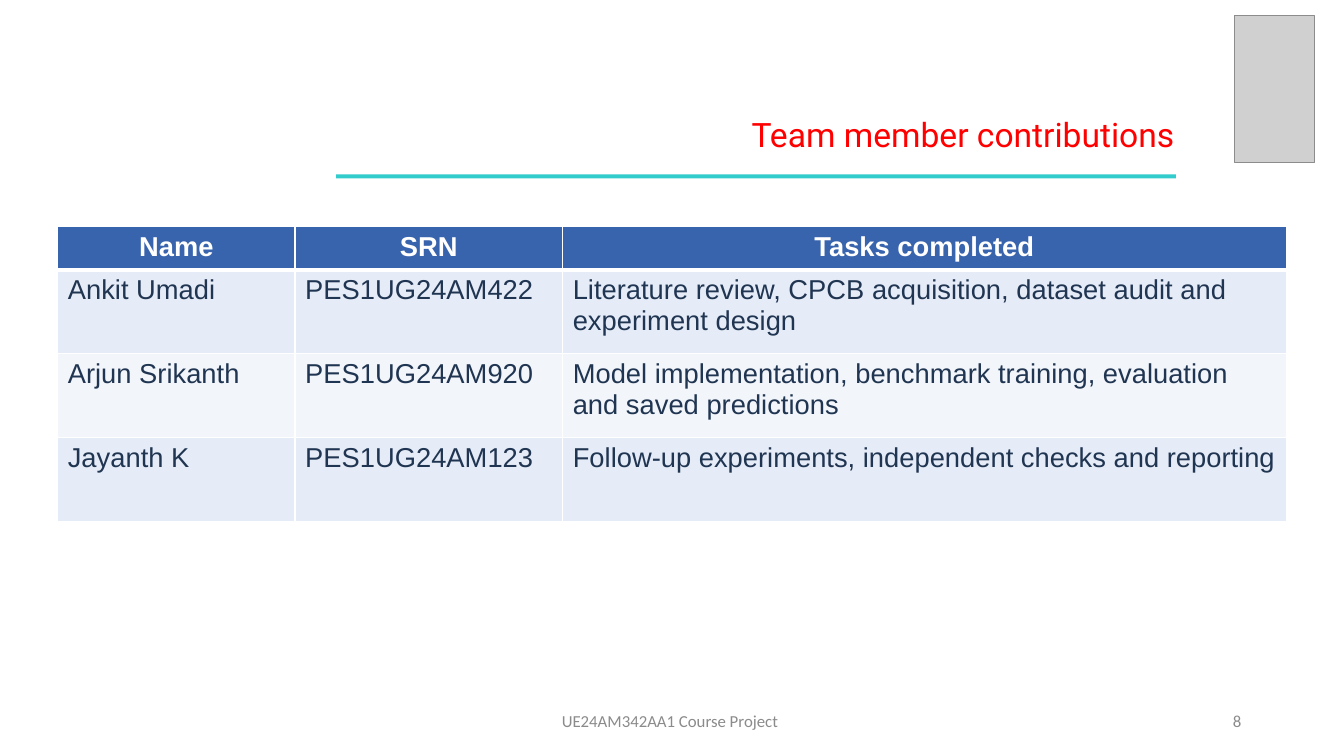
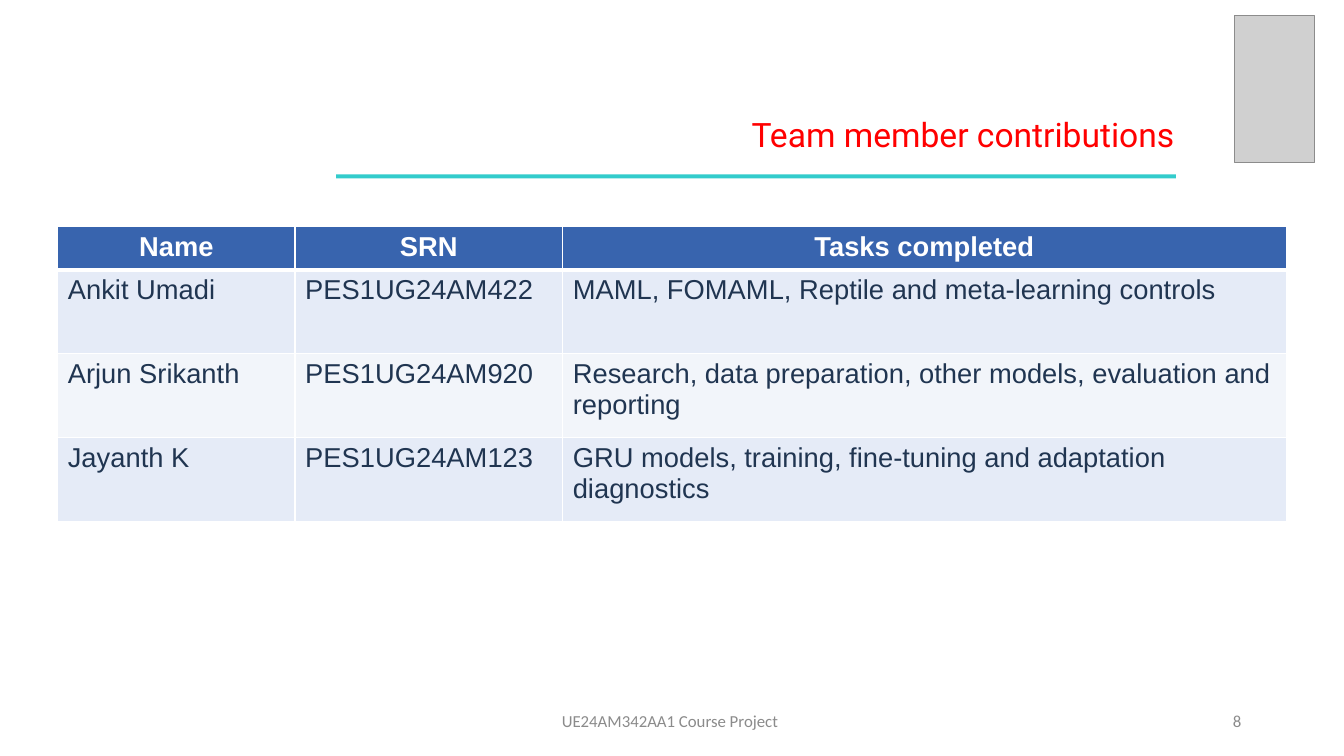
Before and after one commit to arjunsrikanthh/afml-course-project, a slide deck: slide 8 of slides/AFML_Final_Presentation.pptx. Drawn at 1344x756 pixels with LibreOffice and Linux fonts; fonts in the diff are those of the drawing; grey boxes stand for pictures. Boxes give left, top, right and bottom in pixels: in the first picture for what was removed or moved away, otherwise in the second. Text is boxed around its words. In the diff, an @@ line names an element or a change of style, - is before the commit and + after.

```diff
--- a/slides/AFML_Final_Presentation.pptx
+++ b/slides/AFML_Final_Presentation.pptx
@@ table at (57,227,1287,595) @@
-row 2, column 3: Literature review, CPCB acquisition, dataset audit and experiment design
+row 2, column 3: MAML, FOMAML, Reptile and meta-learning controls
-row 3, column 3: Model implementation, benchmark training, evaluation and saved predictions
+row 3, column 3: Research, data preparation, other models, evaluation and reporting
-row 4, column 3: Follow-up experiments, independent checks and reporting
+row 4, column 3: GRU models, training, fine-tuning and adaptation diagnostics
```
Also in this commit, not shown: 7 other files.
